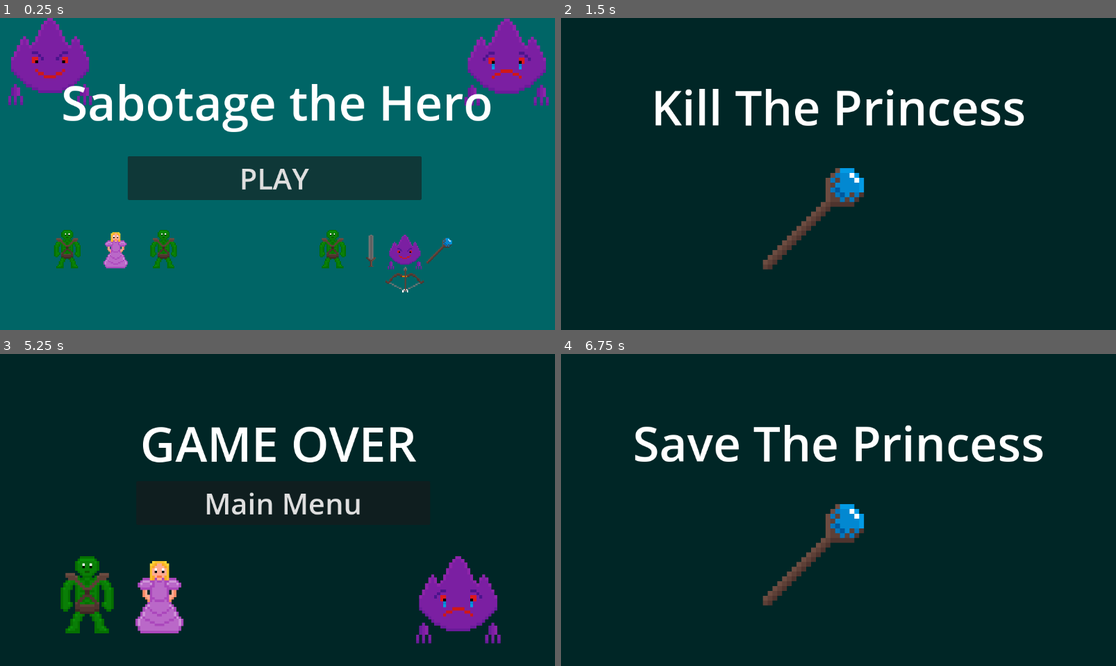
Above: before the commit, frames 1-4 (two rows, left to right).
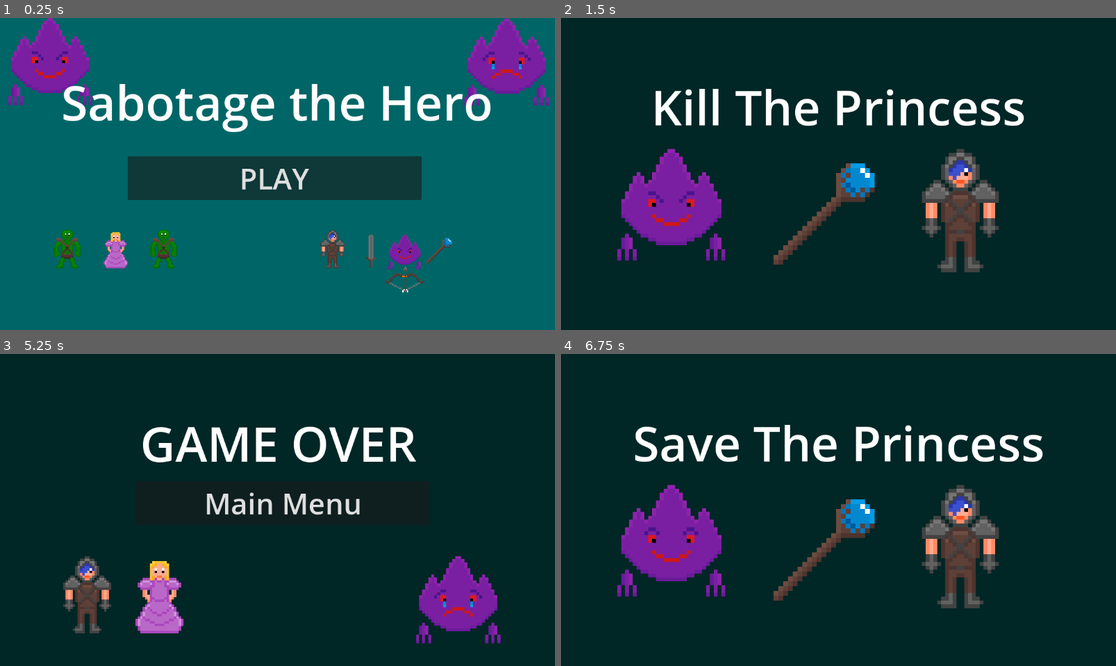
Above: after the commit, the same moments.

Repository: JamsterMan/Game-Jam-PS-16
Game: Godot game, scene res://Scenes/main_menu.tscn
The game is run twice, just before and just after one commit, with the same random seed, the same clock (stepped at 60 frames per second) and the same inputs.
Inputs:
- Up to frame 1 (0.25 s): no input
- Up to frame 2 (1.5 s): click "PLAY" at 0.5 s; hold Right (move_right) from 1.28 s (still down)
- Up to frame 3 (5.25 s): tap Enter at 2 s; release Right (move_right) at 2.03 s; hold Down (move_down) 2.03-2.78 s; hold Right (move_right) 2.78-3.53 s; hold Up (move_up) 3.53-4.28 s; hold Left (move_left) from 4.28 s (still down)
- Up to frame 4 (6.75 s): release Left (move_left) at 5.75 s; click "Main Menu" at 5.75 s; click "PLAY" at 6.5 s

The runs differ from the first frame. In frame 1, 0.4% of the frame differs, in the area x 57-63%, y 67-81%; in frame 2, 8.5%, in the area x 10-79%, y 41-82%; in frame 3, 1.5%; in frame 4, 8.5%.

Commit message:
visual update
+added hero art
+updated crosshair art
+updated game info animation

Diff:
--- a/gamejam-ps16/Scenes/game_info.tscn
+++ b/gamejam-ps16/Scenes/game_info.tscn
@@ -1,9 +1,12 @@
-[gd_scene load_steps=8 format=3 uid="uid://dnsfb0tk3cf58"]
+[gd_scene load_steps=11 format=3 uid="uid://dnsfb0tk3cf58"]
 
 [ext_resource type="Texture2D" uid="uid://bf4huvuhf7hff" path="res://Sprites/staff.png" id="1_1c3jj"]
 [ext_resource type="Script" path="res://Scripts/game_info.gd" id="1_k5bpe"]
 [ext_resource type="Texture2D" uid="uid://epgfmeb8l3ay" path="res://Sprites/Bow.png" id="2_nauda"]
 [ext_resource type="Texture2D" uid="uid://c81kyv6odec0m" path="res://Sprites/Sword.png" id="4_2djcu"]
+[ext_resource type="Texture2D" uid="uid://dsg52at2d4v78" path="res://Sprites/Player_Happy.png" id="5_34usf"]
+[ext_resource type="Texture2D" uid="uid://dmapyu46sj31d" path="res://Sprites/Player_normal.png" id="6_uyevj"]
+[ext_resource type="Texture2D" uid="uid://bgiudmtthfprl" path="res://Sprites/Hero.png" id="7_ix8hn"]
 
 [sub_resource type="Animation" id="Animation_jjdrj"]
 resource_name = "minigame_info_animation"
@@ -19,6 +22,18 @@
 "update": 1,
 "values": ["Save The Princess", "Savl The Princess", "Sivl The Princess", "Sill The Princess", "Kill The Princess"]
 }
+tracks/1/type = "value"
+tracks/1/imported = false
+tracks/1/enabled = true
+tracks/1/path = NodePath("Label/Player:texture")
+tracks/1/interp = 1
+tracks/1/loop_wrap = true
+tracks/1/keys = {
+"times": PackedFloat32Array(0, 0.7),
+"transitions": PackedFloat32Array(1, 1),
+"update": 1,
+"values": [ExtResource("5_34usf"), ExtResource("6_uyevj")]
+}
 
 [sub_resource type="Animation" id="Animation_dxyle"]
 length = 0.001
@@ -33,6 +48,18 @@
 "transitions": PackedFloat32Array(1),
 "update": 1,
 "values": ["Save The Princess"]
+}
+tracks/1/type = "value"
+tracks/1/imported = false
+tracks/1/enabled = true
+tracks/1/path = NodePath("Label/Player:texture")
+tracks/1/interp = 1
+tracks/1/loop_wrap = true
+tracks/1/keys = {
+"times": PackedFloat32Array(0),
+"transitions": PackedFloat32Array(1),
+"update": 1,
+"values": [ExtResource("5_34usf")]
 }
 
 [sub_resource type="AnimationLibrary" id="AnimationLibrary_2jjhl"]
@@ -50,7 +77,7 @@
 grow_vertical = 2
 script = ExtResource("1_k5bpe")
 weapons = Array[Texture2D]([ExtResource("2_nauda"), ExtResource("1_1c3jj"), ExtResource("4_2djcu")])
-weapon_sprite = NodePath("Label/WeaponSprite")
+weapon_sprite = NodePath("Label/Weapon")
 animation = NodePath("AnimationPlayer")
 
 [node name="AnimationPlayer" type="AnimationPlayer" parent="."]
@@ -83,16 +110,44 @@
 horizontal_alignment = 1
 vertical_alignment = 1
 
-[node name="WeaponSprite" type="TextureRect" parent="Label"]
+[node name="Weapon" type="TextureRect" parent="Label"]
 layout_mode = 1
 anchors_preset = -1
 anchor_left = 0.328
 anchor_top = 0.756
 anchor_right = 0.606
 anchor_bottom = 2.178
-offset_left = 0.471954
-offset_top = -0.100021
-offset_right = -287.506
-offset_bottom = -288.05
+offset_left = 22.472
+offset_top = -10.1
+offset_right = -265.506
+offset_bottom = -298.05
 scale = Vector2(10, 10)
 texture = ExtResource("1_1c3jj")
+
+[node name="Player" type="TextureRect" parent="Label"]
+layout_mode = 1
+anchors_preset = -1
+anchor_left = 0.328
+anchor_top = 0.756
+anchor_right = 0.606
+anchor_bottom = 2.178
+offset_left = -277.528
+offset_top = 29.9
+offset_right = -565.506
+offset_bottom = -258.05
+scale = Vector2(8, 8)
+texture = ExtResource("5_34usf")
+
+[node name="Hero" type="TextureRect" parent="Label"]
+layout_mode = 1
+anchors_preset = -1
+anchor_left = 0.328
+anchor_top = 0.756
+anchor_right = 0.606
+anchor_bottom = 2.178
+offset_left = 322.472
+offset_top = 29.9
+offset_right = 34.494
+offset_bottom = -258.05
+scale = Vector2(8, 8)
+texture = ExtResource("7_ix8hn")
--- a/gamejam-ps16/Scenes/game_lost.tscn
+++ b/gamejam-ps16/Scenes/game_lost.tscn
@@ -3,7 +3,7 @@
 [ext_resource type="Script" path="res://Scripts/game_lost.gd" id="1_buuc4"]
 [ext_resource type="Texture2D" uid="uid://odtm2yuqcnet" path="res://Sprites/Player_sad.png" id="2_y5uci"]
 [ext_resource type="Texture2D" uid="uid://drubo8sc3ihhf" path="res://Sprites/Princess.png" id="3_idekr"]
-[ext_resource type="Texture2D" uid="uid://d00ckynh8h2k3" path="res://Sprites/Orc.png" id="4_tnqgf"]
+[ext_resource type="Texture2D" uid="uid://bgiudmtthfprl" path="res://Sprites/Hero.png" id="4_jjsa2"]
 
 [node name="GameLost" type="Control"]
 layout_mode = 3
@@ -67,4 +67,4 @@
 offset_right = 140.0
 offset_bottom = 460.0
 scale = Vector2(4, 4)
-texture = ExtResource("4_tnqgf")
+texture = ExtResource("4_jjsa2")
--- a/gamejam-ps16/Scenes/game_won.tscn
+++ b/gamejam-ps16/Scenes/game_won.tscn
@@ -2,7 +2,7 @@
 
 [ext_resource type="Texture2D" uid="uid://dsg52at2d4v78" path="res://Sprites/Player_Happy.png" id="1_kyijl"]
 [ext_resource type="Texture2D" uid="uid://cem3faymlq7no" path="res://Sprites/gravestone.png" id="2_25123"]
-[ext_resource type="Texture2D" uid="uid://d00ckynh8h2k3" path="res://Sprites/Orc.png" id="3_hw104"]
+[ext_resource type="Texture2D" uid="uid://bgiudmtthfprl" path="res://Sprites/Hero.png" id="3_e7e1y"]
 
 [node name="GameWon" type="Control"]
 layout_mode = 3
@@ -57,4 +57,4 @@
 offset_right = 140.0
 offset_bottom = 460.0
 scale = Vector2(4, 4)
-texture = ExtResource("3_hw104")
+texture = ExtResource("3_e7e1y")
--- a/gamejam-ps16/Scenes/main_menu.tscn
+++ b/gamejam-ps16/Scenes/main_menu.tscn
@@ -7,6 +7,7 @@
 [ext_resource type="Texture2D" uid="uid://drubo8sc3ihhf" path="res://Sprites/Princess.png" id="3_quacq"]
 [ext_resource type="Texture2D" uid="uid://c81kyv6odec0m" path="res://Sprites/Sword.png" id="4_kkafa"]
 [ext_resource type="Texture2D" uid="uid://epgfmeb8l3ay" path="res://Sprites/Bow.png" id="5_k22i5"]
+[ext_resource type="Texture2D" uid="uid://bgiudmtthfprl" path="res://Sprites/Hero.png" id="6_d33cg"]
 [ext_resource type="Texture2D" uid="uid://bf4huvuhf7hff" path="res://Sprites/staff.png" id="6_gwdj8"]
 
 [node name="MainMenu" type="Control"]
@@ -105,7 +106,7 @@
 offset_right = 690.0
 offset_bottom = 480.0
 scale = Vector2(2, 2)
-texture = ExtResource("2_npqms")
+texture = ExtResource("6_d33cg")
 
 [node name="Sword" type="TextureRect" parent="."]
 layout_mode = 0
--- a/gamejam-ps16/Scenes/mini_game_aim_game.tscn
+++ b/gamejam-ps16/Scenes/mini_game_aim_game.tscn
@@ -73,6 +73,7 @@
 aim_speed = 300
 
 [node name="CrosshairSprite" type="Sprite2D" parent="Crosshair"]
+scale = Vector2(4, 4)
 texture = ExtResource("5_bpjir")
 
 [node name="CrosshairCollision" type="CollisionShape2D" parent="Crosshair"]
Not shown: 1 places in gamejam-ps16/Scenes/main_menu.tscn that only renumber resources
Binary file added: gamejam-ps16/Sprites/Hero.png
Not shown, added: gamejam-ps16/Sprites/Hero.png.import
Binary file changed: gamejam-ps16/Sprites/crosshair.png
